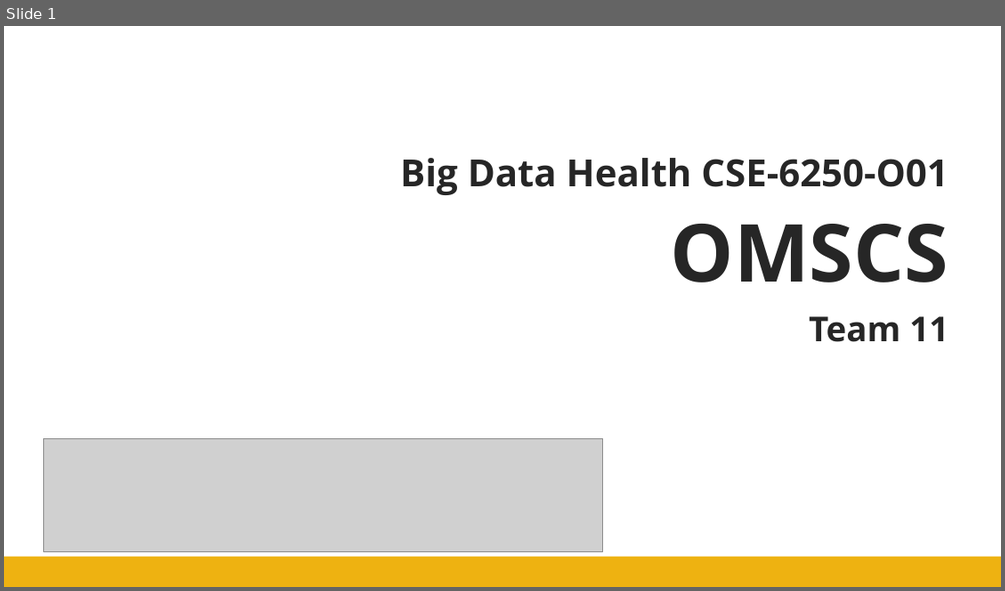
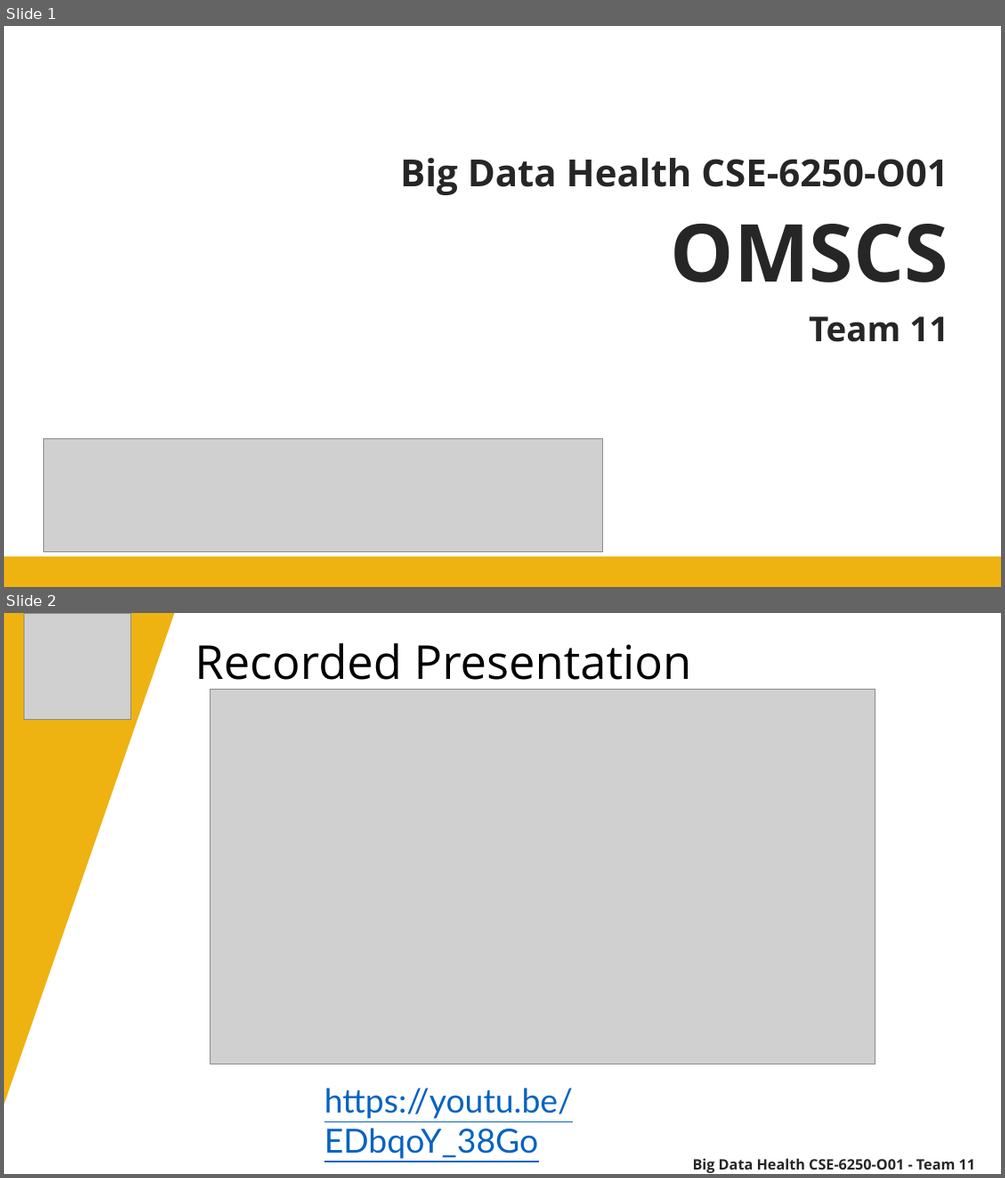
Before and after one commit to bdh-team-12/sleep-predictions-through-deep-learning, a slide deck: final-presentation.pptx. Shown one above the other, each under a label of ours: slide 1 before the commit, slides 1 and 2 after it. The pictures are 1005x591 and 1005x1178 pixels, drawn with LibreOffice and Linux fonts; fonts in the diff are those of the drawing; grey boxes stand for pictures. Boxes give left, top, right and bottom in pixels: in the first picture for what was removed or moved away, otherwise in the second. Text is boxed around its words. In the diff, an @@ line names an element or a change of style, - is before the commit and + after.

```diff
--- a/final-presentation.pptx
+++ b/final-presentation.pptx
@@ slide 2 added at (4,613,1001,1174), background #FFFFFF @@
@@ right triangle added at (4,613,175,1104), fill #EEB211 @@
@@ picture added at (24,613,131,720) @@
@@ text added at (194,643,692,690), 45 pt, text #000000 @@
+Recorded Presentation
@@ picture added at (210,690,876,1064) @@
@@ text added at (324,1087,573,1159), 32 pt, text #0563C1, underline @@
+https://youtu.be/EDbqoY_38Go
@@ text added at (693,1158,976,1173), 13.9 pt, text #262626, bold @@
+Big Data Health CSE-6250-O01 - Team 11
```
Also in this commit, not shown: 3 slides changed, 42 other slides added, 1 other file.
